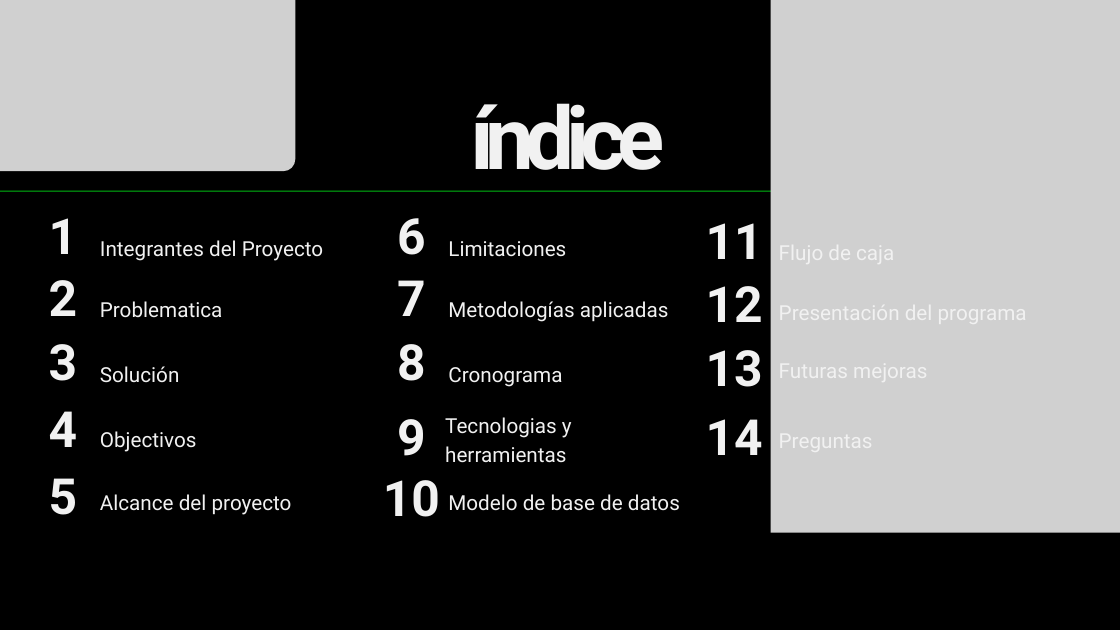
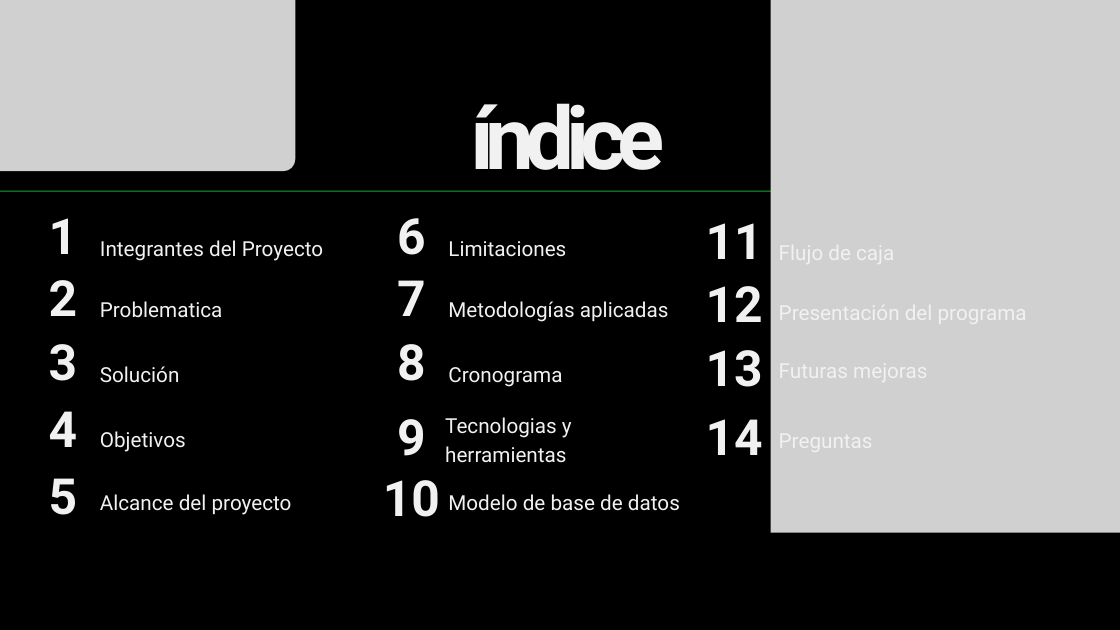
Before and after one commit to RenatoXD4/SPLanner, a slide deck: slide 2 of Fase 3/Evidencias grupales/Presentación Final del proyecto (Español).pptx. Drawn at 1120x630 pixels with LibreOffice and Linux fonts; fonts in the diff are those of the drawing; grey boxes stand for pictures. Boxes give left, top, right and bottom in pixels: in the first picture for what was removed or moved away, otherwise in the second. Text is boxed around its words. In the diff, an @@ line names an element or a change of style, - is before the commit and + after.

```diff
--- a/Fase 3/Evidencias grupales/Presentación Final del proyecto (Español).pptx
+++ b/Fase 3/Evidencias grupales/Presentación Final del proyecto (Español).pptx
@@ text at (100, 431, 186, 452): text changed @@
-Objectivos
+Objetivos
```
Also in this commit, not shown: 2 other slides changed, 1 other file.
